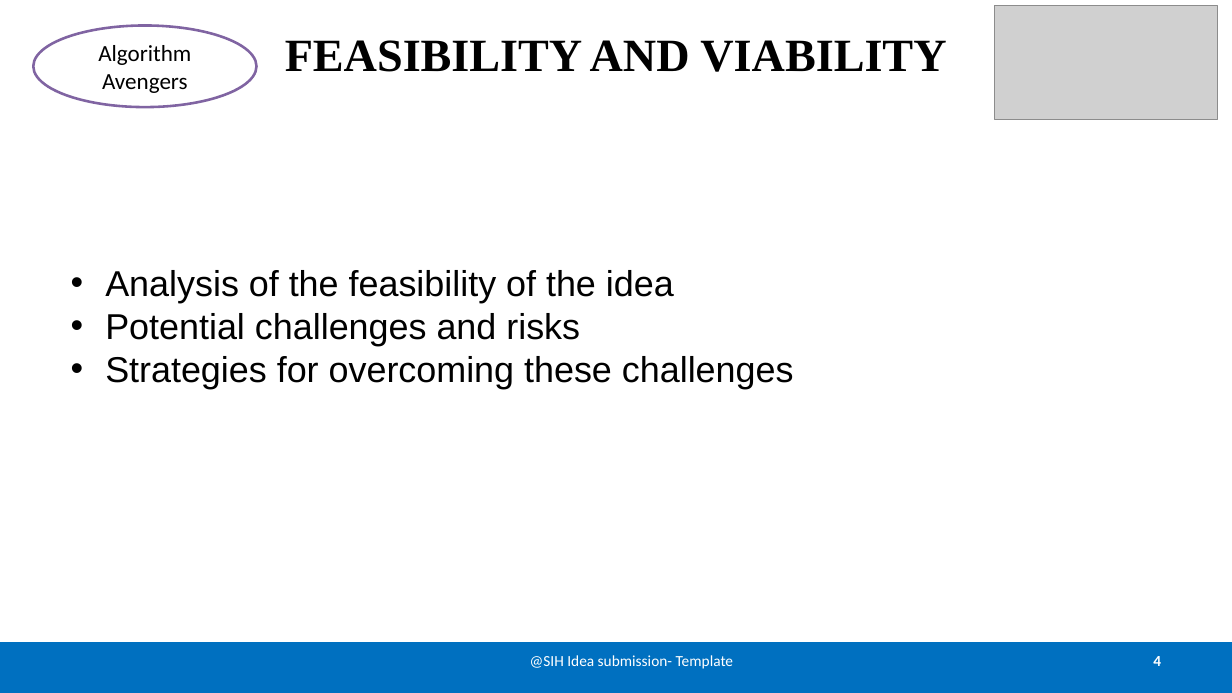
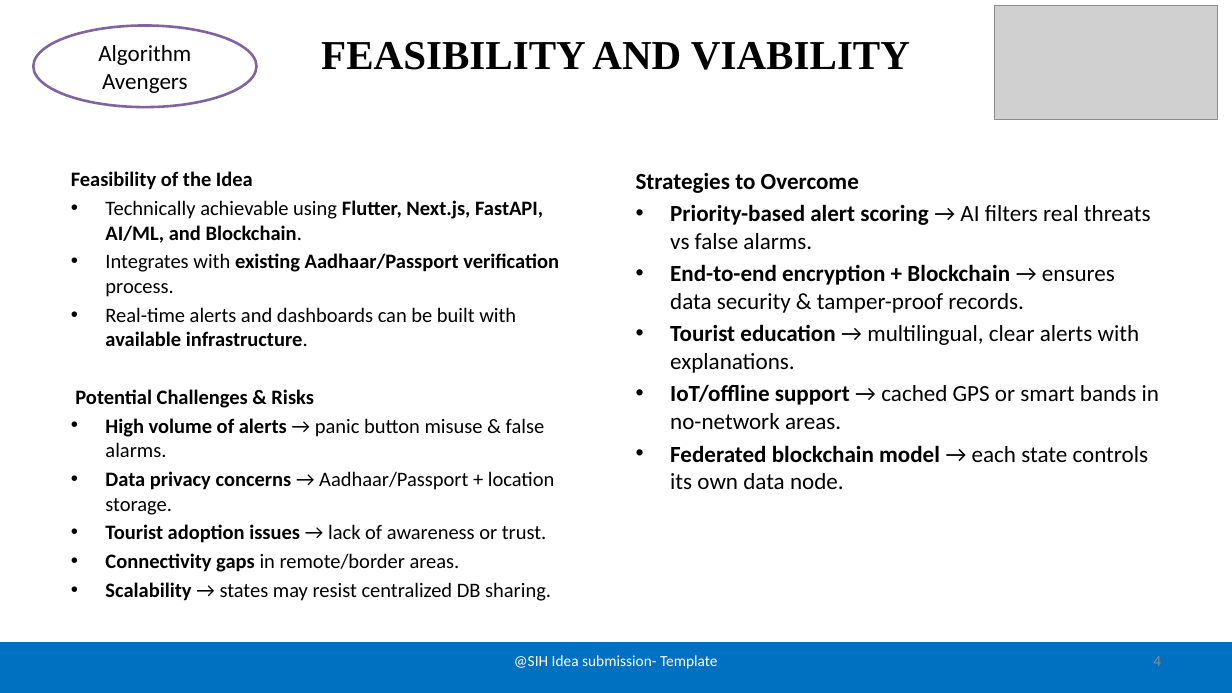
Before and after one commit to Rohit-Solanki-6105/doc-sih-25002, a slide deck: slide 4 of sih.pptx. Drawn at 1232x693 pixels with LibreOffice and Linux fonts; fonts in the diff are those of the drawing; grey boxes stand for pictures. Boxes give left, top, right and bottom in pixels: in the first picture for what was removed or moved away, otherwise in the second. Text is boxed around its words. In the diff, an @@ line names an element or a change of style, - is before the commit and + after.

Commit message:
New sih updated pptx

```diff
--- a/sih.pptx
+++ b/sih.pptx
@@ title "FEASIBILITY AND VIABILITY" at box(321, 41, 910, 70): size 36 to 32 pt @@
@@ text added at box(71, 171, 559, 601), 16 pt, text #000000 @@
+Feasibility of the Idea
+• Technically achievable using Flutter, Next.js, FastAPI, AI/ML, and Blockchain.
+• Integrates with existing Aadhaar/Passport verification process.
+• Real-time alerts and dashboards can be built with available infrastructure.
+Potential Challenges & Risks
+• High volume of alerts → panic button misuse & false alarms.
+• Data privacy concerns → Aadhaar/Passport + location storage.
+• Tourist adoption issues → lack of awareness or trust.
+• Connectivity gaps in remote/border areas.
+• Scalability → states may resist centralized DB sharing.
@@ text added at box(636, 173, 1159, 489), 18 pt, text #000000 @@
+Strategies to Overcome
+• Priority-based alert scoring → AI filters real threats vs false alarms.
+• End-to-end encryption + Blockchain → ensures data security & tamper-proof records.
+• Tourist education → multilingual, clear alerts with explanations.
+• IoT/offline support → cached GPS or smart bands in no-network areas.
+• Federated blockchain model → each state controls its own data node.
@@ text removed at box(105, 270, 794, 389) @@
-• Analysis of the feasibility of the idea
-• Potential challenges and risks
-• Strategies for overcoming these challenges
@@ text "@SIH Idea submission- Template": place and size @@
-text "@SIH Idea submission- Template" at box(530, 655, 734, 669)
+text "@SIH Idea submission- Template" at box(514, 655, 718, 669)
@@ page number at box(1153, 656, 1161, 666): text colour #FFFFFF to #898989, bold off @@
```
Also in this commit, not shown: 2 other slides changed.
